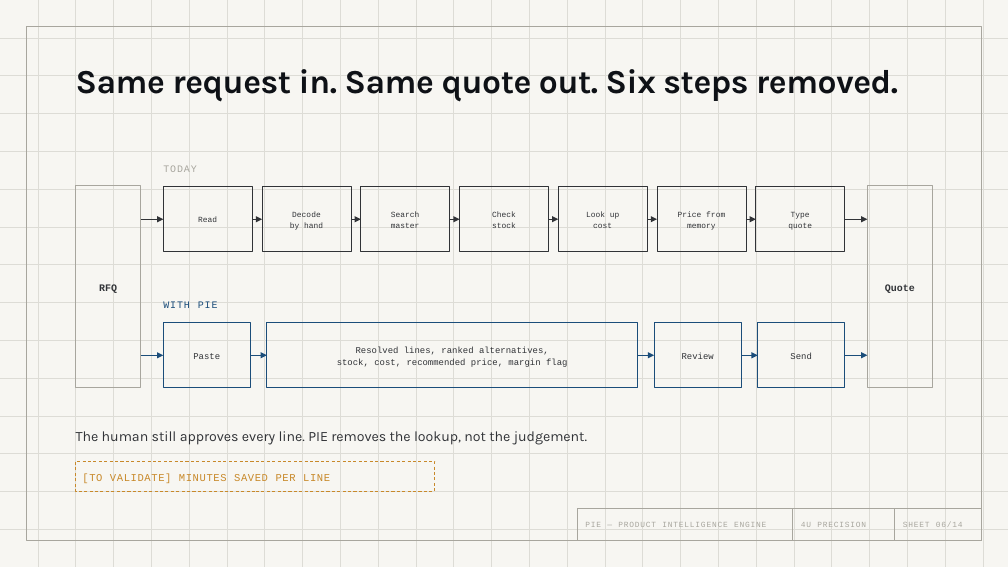
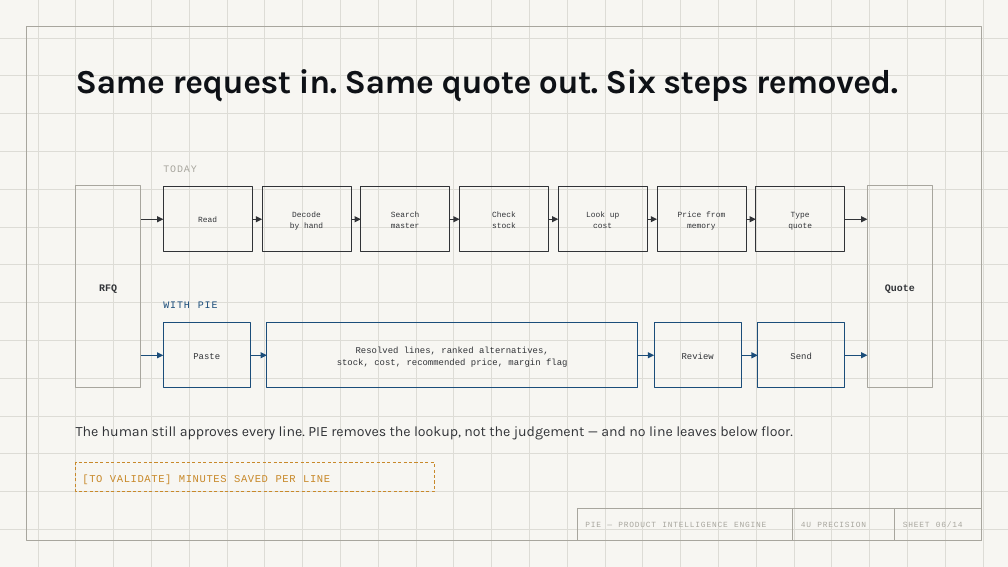
Before and after one commit to srisankethu/pie-portal, a slide deck: slide 6 of outputs/pie-investor-deck.pptx. Drawn at 1008x567 pixels with LibreOffice and Linux fonts; fonts in the diff are those of the drawing. Boxes give left, top, right and bottom in pixels: in the first picture for what was removed or moved away, otherwise in the second. Text is boxed around its words. In the diff, an @@ line names an element or a change of style, - is before the commit and + after.

```diff
--- a/outputs/pie-investor-deck.pptx
+++ b/outputs/pie-investor-deck.pptx
@@ text at (76, 426, 793, 440): text changed @@
-The human still approves every line. PIE removes the lookup, not the judgement.
+The human still approves every line. PIE removes the lookup, not the judgement — and no line leaves below floor.
```
Also in this commit, not shown: 3 other slides changed, 7 other files.
